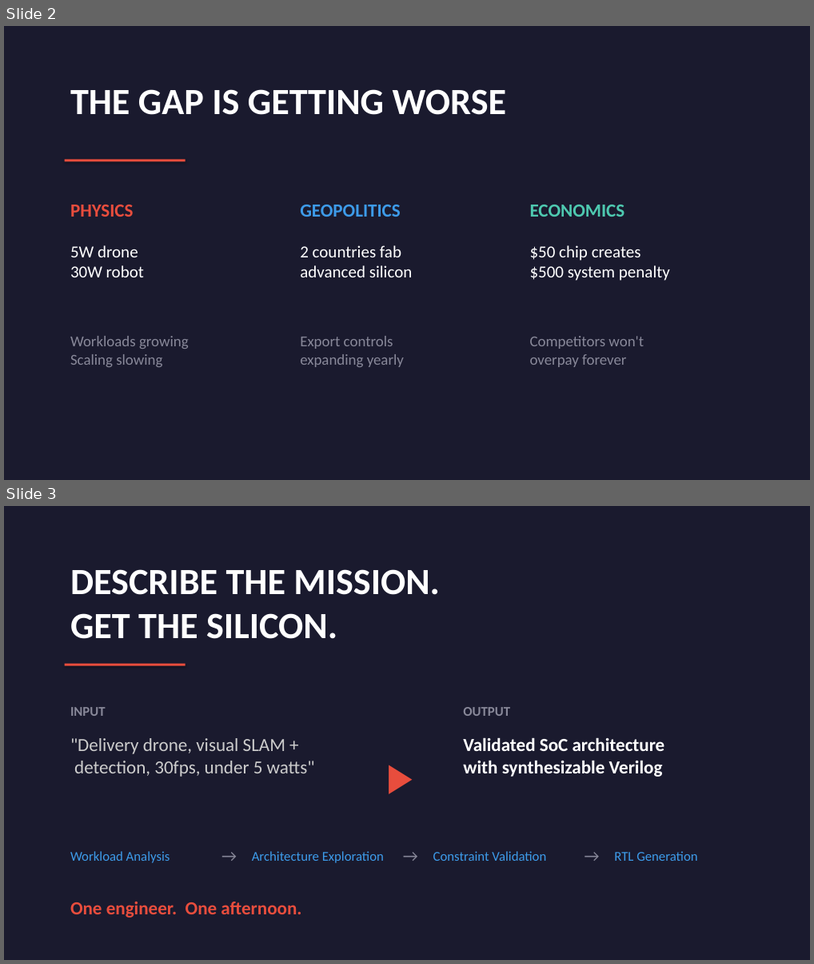
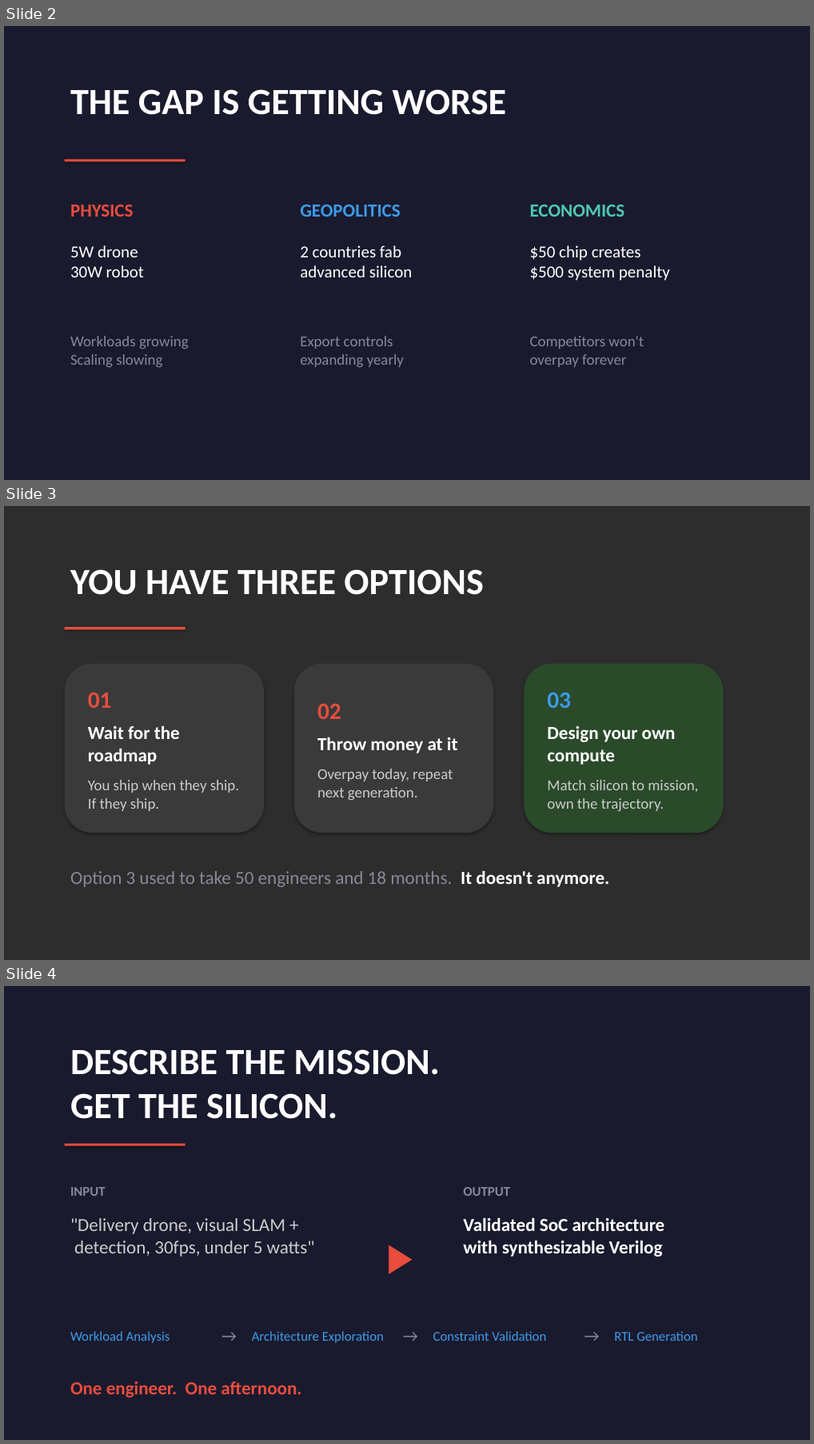
Before and after one commit to branes-ai/embodied-ai-architect, a slide deck: docs/pitch-deck-dependency-trap.pptx. Shown one above the other, each under a label of ours: slides 2 and 3 before the commit, slides 2, 3 and 4 after it. The pictures are 814x964 and 814x1444 pixels, drawn with LibreOffice and Linux fonts; fonts in the diff are those of the drawing. Boxes give left, top, right and bottom in pixels: in the first picture for what was removed or moved away, otherwise in the second. Text is boxed around its words. In the diff, an @@ line names an element or a change of style, - is before the commit and + after.

```diff
--- a/docs/pitch-deck-dependency-trap.pptx
+++ b/docs/pitch-deck-dependency-trap.pptx
@@ slide 3 added at [4, 506, 810, 960], background #2D2D2D @@
@@ text added at [70, 569, 483, 595], 44 pt, text #FFFFFF, bold @@
+YOU HAVE THREE OPTIONS
@@ rectangle added at [65, 627, 186, 629], fill #E84D3D @@
@@ rounded rectangle added at [65, 664, 264, 832], fill #3A3A3A, 18 pt, text #CCCCCC @@
+01
+Wait for the roadmap
+You ship when they ship. If they ship.
@@ rounded rectangle added at [294, 664, 494, 832], fill #3A3A3A, 18 pt, text #CCCCCC @@
+02
+Throw money at it
+Overpay today, repeat next generation.
@@ rounded rectangle added at [524, 664, 724, 832], fill #2A4A2A, 18 pt, text #CCCCCC @@
+03
+Design your own compute
+Match silicon to mission, own the trajectory.
@@ text added at [70, 870, 610, 887], 22 pt, text #888899 @@
+Option 3 used to take 50 engineers and 18 months. It doesn't anymore.
@@ what was slide 3 is now slide 4 @@
```
Also in this commit, not shown: 1 other file.
